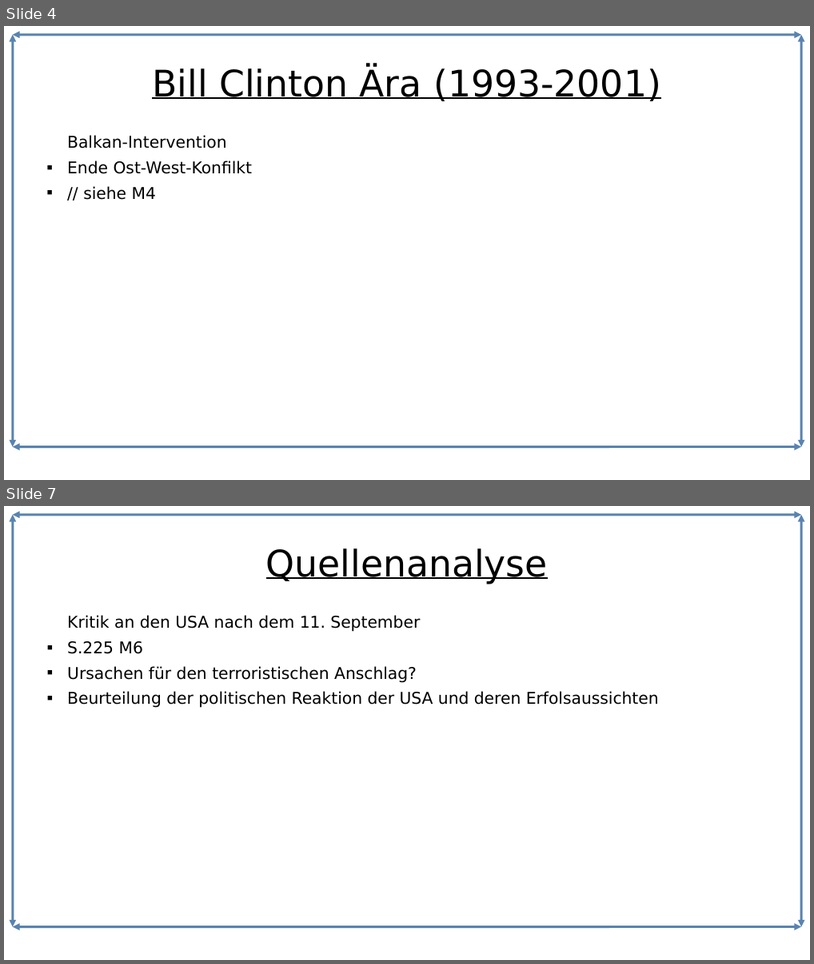
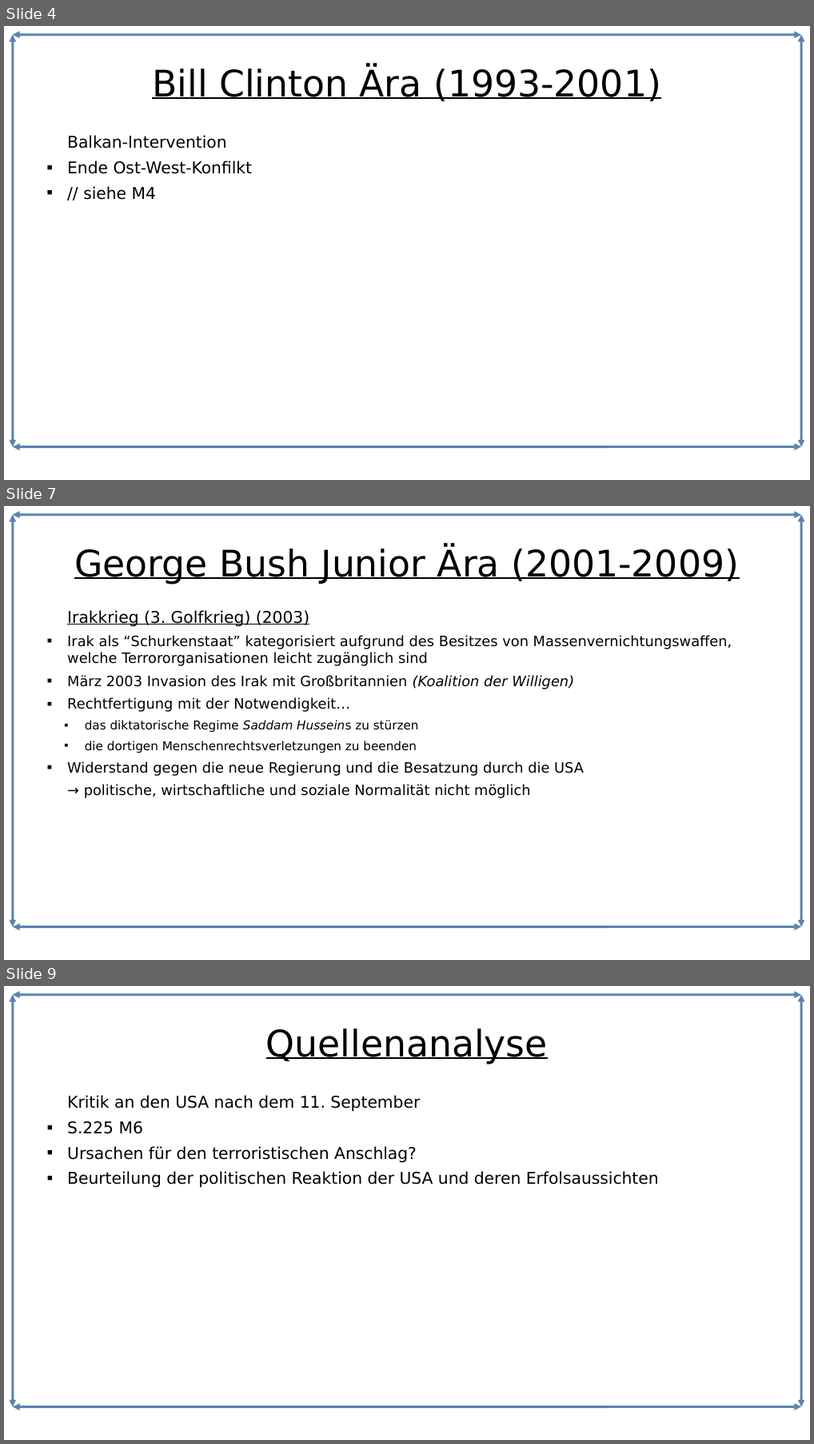
Before and after one commit to Lacrimus/Referat-Geschichte-USA-die-einzig-verbleibende-Weltmacht-, a slide deck: USA-die-einzig-verbleibende-Weltmacht.odp. Shown one above the other, each under a label of ours: slides 4 and 7 before the commit, slides 4, 7 and 9 after it; the slides between them are not shown. The pictures are 814x964 and 814x1444 pixels, drawn with LibreOffice and Linux fonts; fonts in the diff are those of the drawing. Boxes give left, top, right and bottom in pixels: in the first picture for what was removed or moved away, otherwise in the second. Text is boxed around its words. In the diff, an @@ line names an element or a change of style, - is before the commit and + after.

Commit message:
Kampf gegen Terrorismus + Irakkrieg hinzugefügt, Handout Vorlage hinzugefügt

```diff
--- a/USA-die-einzig-verbleibende-Weltmacht.odp
+++ b/USA-die-einzig-verbleibende-Weltmacht.odp
@@ slide 7 added at (4,506,810,960), background #FFFFFF; not listed: 4 template elements that a slide beside it also shows @@
@@ title added at (74,548,739,584), 36 pt, text #000000, underline @@
+George Bush Junior Ära (2001-2009)
@@ text added at (67,610,733,798), 14 pt, text #000000 @@
+Irakkrieg (3. Golfkrieg) (2003)
+■ Irak als “Schurkenstaat” kategorisiert aufgrund des Besitzes von Massenvernichtungswaffen, welche Terrororganisationen leicht zugänglich sind
+■ März 2003 Invasion des Irak mit Großbritannien (Koalition der Willigen)
+■ Rechtfertigung mit der Notwendigkeit…
+  ■ das diktatorische Regime Saddam Husseins zu stürzen
+  ■ die dortigen Menschenrechtsverletzungen zu beenden
+■ Widerstand gegen die neue Regierung und die Besatzung durch die USA
+→ politische, wirtschaftliche und soziale Normalität nicht möglich
@@ what was slide 7 is now slide 9 @@
```
Also in this commit, not shown: 3 slides changed, 1 other slide added, 4 other files.
